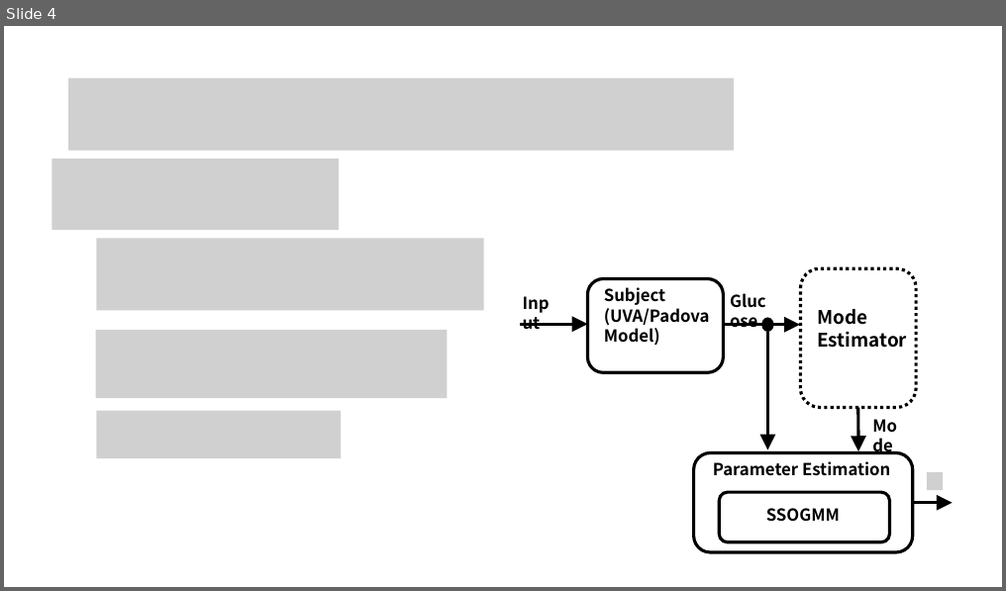
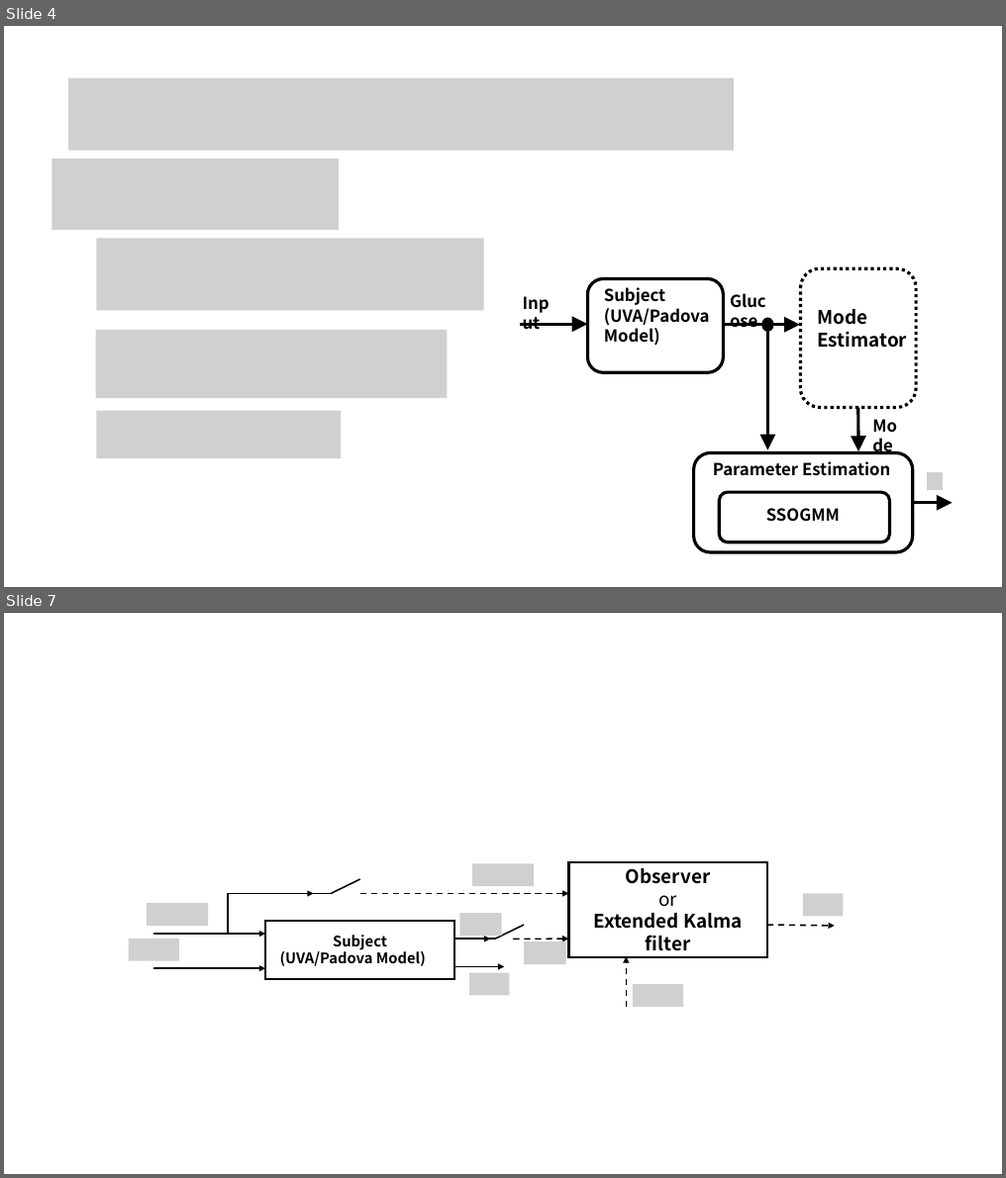
Before and after one commit to res4253/poster, a slide deck: fig_block.pptx. Shown one above the other, each under a label of ours: slide 4 before the commit, slides 4 and 7 after it; the slides between them are not shown. The pictures are 1006x591 and 1006x1178 pixels, drawn with LibreOffice and Linux fonts; fonts in the diff are those of the drawing; grey boxes stand for pictures. Boxes give left, top, right and bottom in pixels: in the first picture for what was removed or moved away, otherwise in the second. Text is boxed around its words. In the diff, an @@ line names an element or a change of style, - is before the commit and + after.

```diff
--- a/fig_block.pptx
+++ b/fig_block.pptx
@@ slide 7 added at (x1=4, y1=613, x2=1002, y2=1174), background #FFFFFF @@
@@ line added from (331, 894) to (360, 879), #000000 1.5 pt @@
@@ picture added at (x1=472, y1=863, x2=534, y2=886) @@
@@ rectangle added at (x1=569, y1=862, x2=767, y2=958), fill #FFFFFF, outline #000000 2 pt, 18 pt, text #000000, bold @@
+Observer
+or
+Extended Kalma filter
@@ picture added at (x1=147, y1=903, x2=208, y2=926) @@
@@ arrow added from (228, 894) to (313, 894), #000000 1.5 pt @@
@@ line added from (228, 894) to (228, 934), #000000 1.5 pt @@
@@ line added from (296, 894) to (331, 894), #000000 1.5 pt @@
@@ arrow added from (360, 894) to (569, 894), #000000 1.5 pt dashed @@
@@ picture added at (x1=803, y1=894, x2=844, y2=916) @@
@@ picture added at (x1=129, y1=939, x2=179, y2=961) @@
@@ arrow added from (153, 934) to (265, 934), #000000 1.5 pt @@
@@ rectangle added at (x1=265, y1=921, x2=454, y2=979), fill #FFFFFF, outline #000000 2 pt, 14 pt, text #000000, bold @@
+Subject
+(UVA/Padova Model)
@@ line added from (460, 939) to (497, 939), #000000 1.5 pt @@
@@ picture added at (x1=460, y1=913, x2=502, y2=936) @@
@@ line added from (494, 940) to (525, 925), #000000 1.5 pt @@
@@ arrow added from (513, 940) to (569, 939), #000000 1.5 pt dashed @@
@@ arrow added from (767, 925) to (835, 926), #000000 1.5 pt dashed @@
@@ arrow added from (153, 968) to (265, 968), #000000 1.5 pt @@
@@ arrow added from (454, 940) to (491, 940), #000000 1.5 pt @@
@@ arrow added from (454, 967) to (504, 967), #000000 1.5 pt @@
@@ picture added at (x1=525, y1=942, x2=566, y2=964) @@
@@ arrow added from (626, 1007) to (626, 957), #000000 1.5 pt dashed @@
@@ picture added at (x1=469, y1=973, x2=509, y2=995) @@
@@ picture added at (x1=633, y1=984, x2=684, y2=1007) @@
```
Also in this commit, not shown: 2 other slides added, 5 other files.
